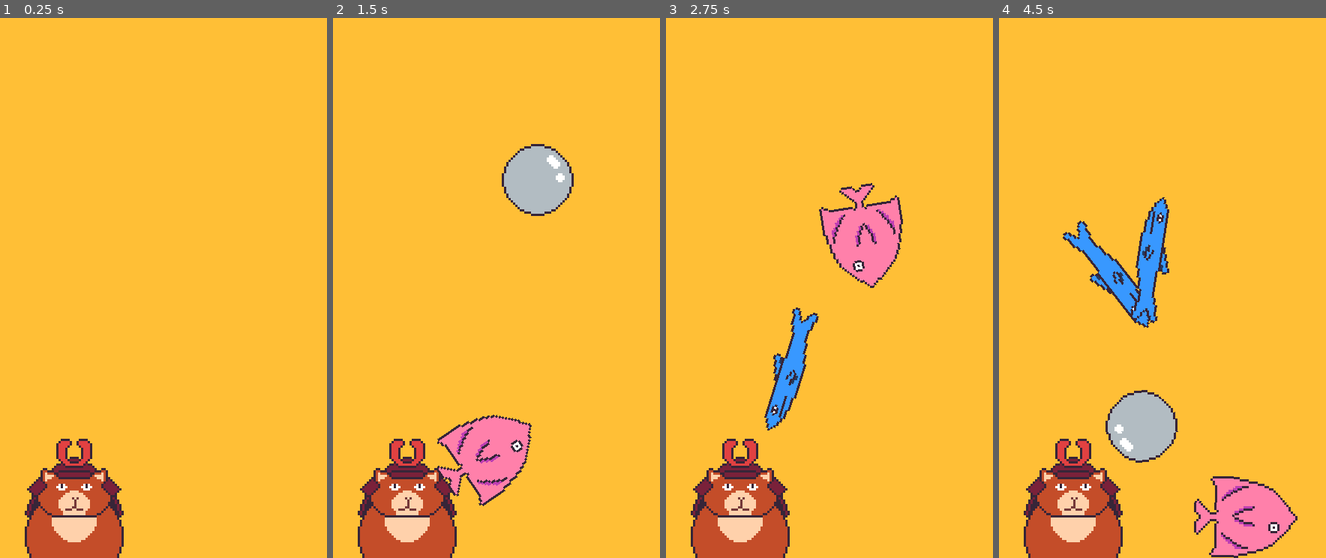
Above: before the commit, frames 1-4 (left to right).
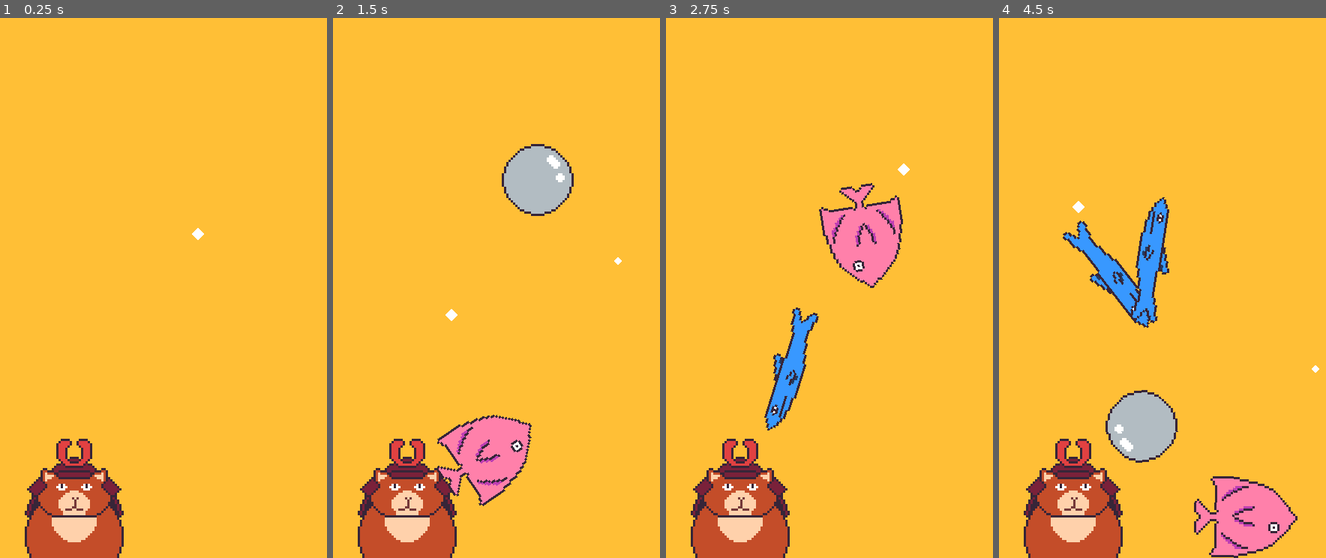
Above: after the commit, the same moments.

Repository: rthurmed/SamuraiBolinhaGD
Game: Godot game, scene res://src/Main.tscn
The game is run twice, just before and just after one commit, with the same random seed, the same clock (stepped at 60 frames per second) and the same inputs.
Inputs (mouse positions are in pixels of both pictures, inside the frame that each line leads up to):
- Up to frame 1 (0.25 s): no input
- Up to frame 2 (1.5 s): tap Enter at 0.5 s; move the mouse to (617, 261) at 0.52 s; move the mouse to (450, 315) at 1.27 s
- Up to frame 3 (2.75 s): move the mouse to (904, 169) at 2.02 s
- Up to frame 4 (4.5 s): move the mouse to (1175, 396) at 2.77 s; move the mouse to (1316, 369) at 3.52 s; move the mouse to (1077, 207) at 4.27 s

The runs differ from the first frame. In frame 1, less than 0.1% of the frame differs, in the area x 58-63%, y 38-42%; in frame 2, less than 0.1%, in the area x 34-89%, y 44-57%; in frame 3, less than 0.1%; in frame 4, less than 0.1%.

Commit message:
Improved cutting with areas and lines

Diff:
--- a/src/Main.tscn
+++ b/src/Main.tscn
@@ -1,17 +1,14 @@
-[gd_scene load_steps=10 format=2]
+[gd_scene load_steps=9 format=2]
 
 [ext_resource path="res://assets/samurai.png" type="Texture" id=1]
 [ext_resource path="res://src/objects/Ball.tscn" type="PackedScene" id=2]
 [ext_resource path="res://src/FlyingArea.gd" type="Script" id=3]
-[ext_resource path="res://src/Slasher.gd" type="Script" id=4]
+[ext_resource path="res://src/Slasher.tscn" type="PackedScene" id=4]
 [ext_resource path="res://src/BallSpawner.gd" type="Script" id=5]
 [ext_resource path="res://src/Main.gd" type="Script" id=6]
 
 [sub_resource type="RectangleShape2D" id=1]
 extents = Vector2( 88, 120 )
-
-[sub_resource type="Curve" id=3]
-_data = [ Vector2( 0.0247525, 1 ), 0.0, 0.0, 0, 0, Vector2( 1, 0 ), 0.0, 0.0, 0, 0 ]
 
 [sub_resource type="RectangleShape2D" id=4]
 extents = Vector2( 86, 20 )
@@ -34,23 +31,9 @@
 [node name="CollisionShape2D" type="CollisionShape2D" parent="Camera2D/FlyingArea"]
 shape = SubResource( 1 )
 
-[node name="Slasher" type="Node2D" parent="."]
-script = ExtResource( 4 )
-
-[node name="Raycast" type="RayCast2D" parent="Slasher"]
-position = Vector2( -16, 0 )
-enabled = true
-cast_to = Vector2( 16, 0 )
-collision_mask = 2
-
-[node name="Particles" type="CPUParticles2D" parent="Slasher"]
-amount = 32
-lifetime = 0.5
-local_coords = false
-gravity = Vector2( 0, 0 )
-angle = 45.0
-scale_amount = 4.0
-scale_amount_curve = SubResource( 3 )
+[node name="Slasher" parent="." instance=ExtResource( 4 )]
+debug_line_path = NodePath("")
+debug_line = false
 
 [node name="BallSpawner" type="Area2D" parent="."]
 position = Vector2( 91, 270 )
--- a/src/Slasher.gd
+++ b/src/Slasher.gd
@@ -1,13 +1,25 @@
 extends Node2D
 
-const BallScene = preload("res://src/objects/Ball.tscn")
+const MOVEMENT_DEADZONE = 2  # pixels per cycle
+const MOVEMENT_MIN_SEGMENT_SIZE = 4
+const MOVEMENT_MAX_SEGMENTS = 10
+const CUT_RADIUS = 1
+
+export var debug_line_path: NodePath
+export var debug_line: bool
 
 onready var raycast = $Raycast
+onready var area = $Area2D
 onready var particles = $Particles
+onready var line: Line2D = get_node(debug_line_path) if debug_line_path else null
 
 var cut_count = 0
 var cursor_offset = Vector2.ZERO
 var initial_viewport_rect = Rect2()
+var last_pos = Vector2()
+var segments = Array()
+var reading = false
+var was_reading = false
 
 
 func _ready():
@@ -18,48 +30,50 @@
 
 
 func _unhandled_input(event):
-	if event is InputEventMouseMotion:
+	if event is InputEventMouseMotion or event is InputEventScreenDrag:
 		var mouse_event: InputEventMouseMotion = event
 		global_position = mouse_event.position + cursor_offset
 		rotation = mouse_event.relative.angle()
-		set_active(mouse_event.button_mask == 1)
-
-	if event is InputEventScreenDrag:
-		# TODO: test if gets touch screen inputs
-		var drag_event: InputEventScreenDrag = event
-		global_position = drag_event.position + cursor_offset
-		rotation = drag_event.relative.angle()
+		reading = mouse_event.button_mask == 1
+		set_active(reading)
 
 
-func _physics_process(_delta):
-	if not raycast.is_colliding():
-		return
+func _physics_process(delta: float):
+	process_movement(delta)
 
-	var cuttable: Cuttable = raycast.get_collider()
-	cut(cuttable)
-	cut_count = cut_count + 1
-	# print(cut_count)
+
+func process_movement(_delta: float):
+	var movement_delta = last_pos.distance_to(global_position)
+
+	if reading and movement_delta > MOVEMENT_MIN_SEGMENT_SIZE:
+		segments.push_front(global_position)
+
+	if not reading and was_reading or not movement_delta > MOVEMENT_DEADZONE:
+		segments = Array()
+
+	if segments.size() > MOVEMENT_MAX_SEGMENTS:
+		segments.pop_back()
+
+	if debug_line:
+		line.set_points(PoolVector2Array(segments))
+
+	last_pos = global_position
+	was_reading = reading
+
+
+func _draw():
+	pass
 
 
 func set_active(value: bool):
-	raycast.enabled = value
-	particles.emitting = value
+	area.set_deferred("monitoring", value)
 
 
-func cut(cuttable: Cuttable):
-	# cuts the object into 2 other objects and destroys it
-	var from = position + Vector2(-1000, 0).rotated(rotation)
-	var to = position + Vector2(1000, 0).rotated(rotation)
-	var normal = raycast.get_collision_normal()
+func split_cuttable(cuttable: Cuttable, cutter: PoolVector2Array, normal: Vector2):
+	var new_polygons = Geometry.clip_polygons_2d(cuttable.polygon.polygon, cutter)
 
-	var cutter = PoolVector2Array([
-		cuttable.polygon.to_local(from),
-		cuttable.polygon.to_local(to),
-		cuttable.polygon.to_local(to + Vector2.ONE),
-		cuttable.polygon.to_local(from + Vector2.ONE),
-	])
-
-	var new_polygons = Geometry.clip_polygons_2d(cuttable.polygon.polygon, cutter)
+	if len(new_polygons) <= 1:
+		return
 
 	for idx in range(len(new_polygons)):
 		var points = new_polygons[idx]
@@ -76,9 +90,46 @@
 		node.angular_velocity = cuttable.angular_velocity
 		node.modulate = cuttable.modulate
 		node.flying = true
-		cuttable.get_parent().add_child(node)
+		cuttable.get_parent().call_deferred("add_child", node)
 
 	cuttable.queue_free()
+
+
+func cut_raycast(cuttable: Cuttable):
+	# cuts the object into 2 other objects and destroys it
+	var from = position + Vector2(-1000, 0).rotated(rotation)
+	var to = position + Vector2(1000, 0).rotated(rotation)
+	var normal = raycast.get_collision_normal()
+
+	var cutter = PoolVector2Array([
+		cuttable.polygon.to_local(from),
+		cuttable.polygon.to_local(to),
+		cuttable.polygon.to_local(to + Vector2.ONE),
+		cuttable.polygon.to_local(from + Vector2.ONE),
+	])
+
+	split_cuttable(cuttable, cutter, normal)
+
+
+func cut_area(cuttable: Cuttable):
+	if !cuttable.polygon.is_inside_tree():
+		return
+
+	var normal = cuttable.position.direction_to(global_position)
+
+	var offsets = Geometry.offset_polyline_2d(
+		PoolVector2Array(segments),
+		CUT_RADIUS,
+		Geometry.JOIN_ROUND,
+		Geometry.END_ROUND
+	)
+	var cutter_global = offsets[0]
+	var cutter_local = PoolVector2Array()
+
+	for point in cutter_global:
+		cutter_local.append(cuttable.polygon.to_local(point))
+
+	split_cuttable(cuttable, cutter_local, normal)
 
 
 func _on_Viewport_size_changed():
@@ -86,3 +137,14 @@
 	var viewport_diff = get_viewport_rect().size / size - Vector2.ONE
 	var viewport_diff_px = viewport_diff * size
 	cursor_offset = viewport_diff_px / 2 * -1
+
+
+func _on_Area2D_body_entered(_body):
+	pass
+
+
+func _on_Area2D_body_exited(body):
+	if body.is_in_group("cuttable"):
+		var cuttable: Cuttable = body
+		segments.push_front(global_position)
+		cut_area(cuttable)
--- /dev/null
+++ b/src/Slasher.tscn
@@ -0,0 +1,36 @@
+[gd_scene load_steps=4 format=2]
+
+[ext_resource path="res://src/Slasher.gd" type="Script" id=1]
+
+[sub_resource type="CircleShape2D" id=4]
+radius = 4.0
+
+[sub_resource type="Curve" id=3]
+_data = [ Vector2( 0.0247525, 1 ), 0.0, 0.0, 0, 0, Vector2( 1, 0 ), 0.0, 0.0, 0, 0 ]
+
+[node name="Slasher" type="Node2D"]
+position = Vector2( 88, 96 )
+script = ExtResource( 1 )
+
+[node name="Area2D" type="Area2D" parent="."]
+
+[node name="CollisionShape2D" type="CollisionShape2D" parent="Area2D"]
+shape = SubResource( 4 )
+
+[node name="Particles" type="CPUParticles2D" parent="."]
+amount = 32
+lifetime = 0.5
+local_coords = false
+gravity = Vector2( 0, 0 )
+angle = 45.0
+scale_amount = 4.0
+scale_amount_curve = SubResource( 3 )
+
+[node name="Raycast" type="RayCast2D" parent="."]
+position = Vector2( -16, 0 )
+enabled = true
+cast_to = Vector2( 16, 0 )
+collision_mask = 2
+
+[connection signal="body_entered" from="Area2D" to="." method="_on_Area2D_body_entered"]
+[connection signal="body_exited" from="Area2D" to="." method="_on_Area2D_body_exited"]
--- a/src/TestCut.tscn
+++ b/src/TestCut.tscn
@@ -1,11 +1,8 @@
-[gd_scene load_steps=5 format=2]
+[gd_scene load_steps=4 format=2]
 
 [ext_resource path="res://assets/samurai.png" type="Texture" id=1]
 [ext_resource path="res://src/objects/Ball.tscn" type="PackedScene" id=2]
-[ext_resource path="res://src/Slasher.gd" type="Script" id=4]
-
-[sub_resource type="Curve" id=3]
-_data = [ Vector2( 0.0247525, 1 ), 0.0, 0.0, 0, 0, Vector2( 1, 0 ), 0.0, 0.0, 0, 0 ]
+[ext_resource path="res://src/Slasher.tscn" type="PackedScene" id=3]
 
 [node name="TestCut" type="Node"]
 
@@ -17,28 +14,18 @@
 position = Vector2( 88, 120 )
 current = true
 
-[node name="Slasher" type="Node2D" parent="."]
-position = Vector2( 88, 96 )
-script = ExtResource( 4 )
-
-[node name="Raycast" type="RayCast2D" parent="Slasher"]
-position = Vector2( -16, 0 )
-enabled = true
-cast_to = Vector2( 16, 0 )
-collision_mask = 2
-
-[node name="Particles" type="CPUParticles2D" parent="Slasher"]
-amount = 32
-lifetime = 0.5
-local_coords = false
-gravity = Vector2( 0, 0 )
-angle = 45.0
-scale_amount = 4.0
-scale_amount_curve = SubResource( 3 )
+[node name="Slasher" parent="." instance=ExtResource( 3 )]
+debug_line_path = NodePath("../Line2D")
+debug_line = true
 
 [node name="Ball" parent="." instance=ExtResource( 2 )]
 position = Vector2( 88, 120 )
 gravity_scale = 0.0
+
+[node name="Line2D" type="Line2D" parent="."]
+joint_mode = 2
+begin_cap_mode = 2
+end_cap_mode = 2
 
 [node name="BGLayer" type="CanvasLayer" parent="."]
 layer = -5
--- a/src/objects/Cuttable.gd
+++ b/src/objects/Cuttable.gd
@@ -12,5 +12,5 @@
 func _ready():
 	add_to_group("cuttable")
 	if len(replace_polygon) > 0:
-		polygon.polygon = replace_polygon
-		collision.polygon = replace_polygon
+		polygon.set_deferred("polygon", replace_polygon)
+		collision.set_deferred("polygon", replace_polygon)
